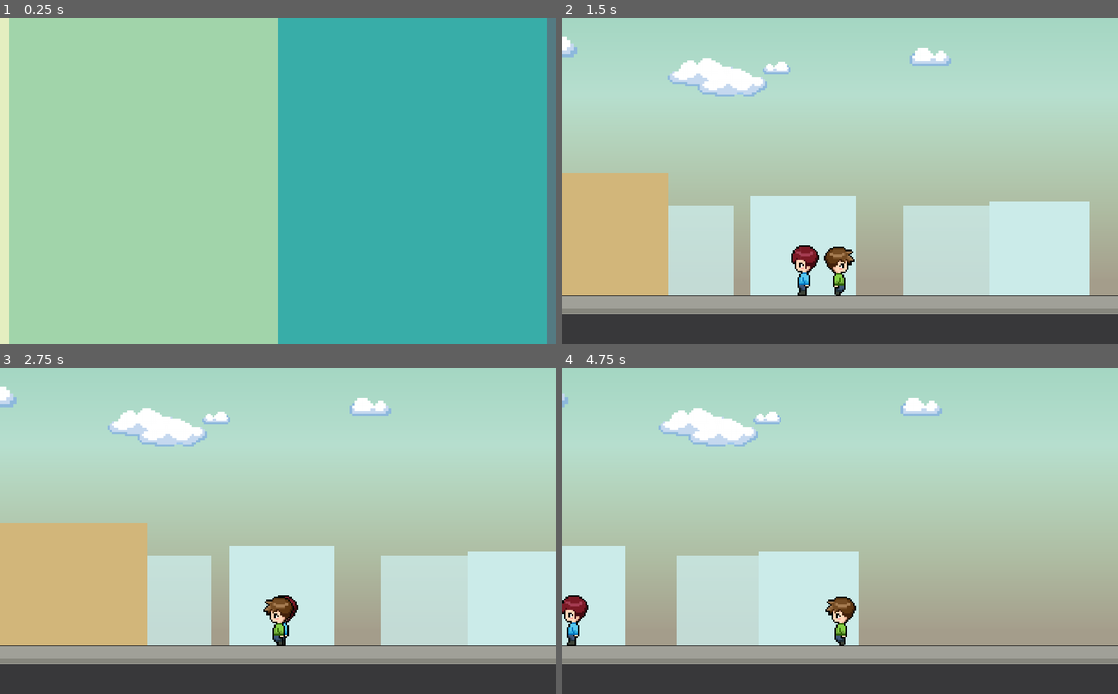
Above: before the commit, frames 1-4 (two rows, left to right).
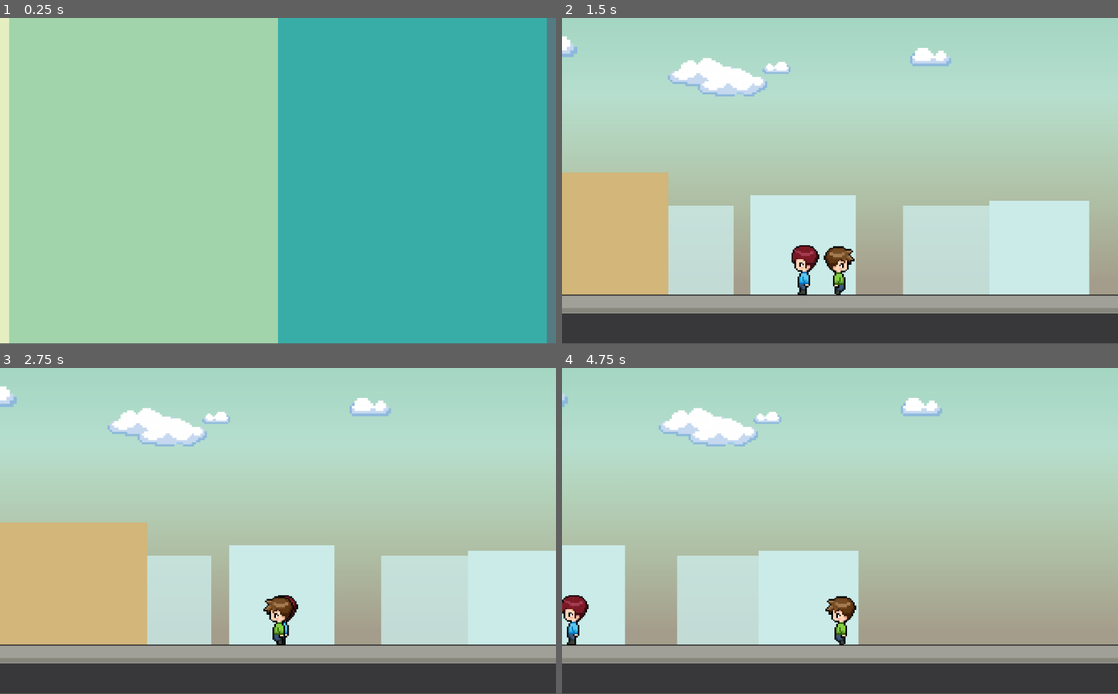
Above: after the commit, the same moments.

Repository: zeskysee/we-missed-party
Game: Godot game, scene res://neighborhood.tscn
Same seed, same stepped clock (60 frames per second), same inputs: the game is played once before the commit and once after it. This scene is started directly instead of the project's main scene.
Inputs:
- Up to frame 1 (0.25 s): no input
- Up to frame 2 (1.5 s): tap Enter (ui_accept) at 0.5 s; hold Space (interact) 0.53-1.28 s; hold D (move_right) from 0.53 s (still down); tap W (jump) at 0.77 s; tap Space (interact) at 1.35 s
- Up to frame 3 (2.75 s): tap W (jump) at 1.52 s; release D (move_right) at 2.03 s; hold A (move_left) from 2.03 s (still down); hold Space (interact) from 2.03 s (still down)
- Up to frame 4 (4.75 s): release A (move_left) at 2.78 s; release Space (interact) at 2.78 s; hold D (move_right) 2.78-4.28 s; tap Space (interact) at 2.85, 4.35 s; tap W (jump) at 3.02, 3.77, 4.52 s; hold Space (interact) 3.53-4.28 s; hold A (move_left) from 4.28 s (still down)
In our replay, the window is 800x469 before the commit and 800x468 after it. These sizes can differ from the game's own. Grey fills any space a smaller window leaves; there, only what the larger window draws over its background counts as a difference.

The runs differ from the first frame. In frame 1, 0.1% of the frame differs, in the area x 0-100%, y 99-100%; in frame 2, 1.1%, in the area x 0-100%, y 5-91%; in frame 3, 1.0%; in frame 4, 1.1%.

Commit message:
Connect player and npc for interaction signal

Diff:
--- a/actors/npc.gd
+++ b/actors/npc.gd
@@ -3,9 +3,14 @@
 signal contact
 signal contact_loss
 
+export var id: = "npc_1"
 
 func _on_NPC_body_entered(body):
-	emit_signal("contact")
+	emit_signal("contact", id)
 
 func _on_NPC_body_exited(body):
 	emit_signal("contact_loss")
+
+func _on_Player_interact(npc_id: String):
+	if npc_id == id:
+		print(id)
--- a/actors/npc.tscn
+++ b/actors/npc.tscn
@@ -7,18 +7,18 @@
 [ext_resource path="res://actors/npc.gd" type="Script" id=5]
 
 [sub_resource type="RectangleShape2D" id=1]
-extents = Vector2( 42, 65.5 )
+extents = Vector2( 47, 65.5 )
 
 [sub_resource type="SpriteFrames" id=2]
 animations = [ {
+"frames": [ ExtResource( 2 ), ExtResource( 3 ) ],
+"loop": true,
+"name": "walk",
+"speed": 5.0
+}, {
 "frames": [ ExtResource( 1 ) ],
 "loop": false,
 "name": "stand",
-"speed": 5.0
-}, {
-"frames": [ ExtResource( 2 ), ExtResource( 3 ) ],
-"loop": true,
-"name": "walk",
 "speed": 5.0
 } ]
 
--- /dev/null
+++ b/actors/objects/interaction_instruction.gd
@@ -0,0 +1,14 @@
+extends KinematicBody2D
+
+var target_velocity: = Vector2.ZERO
+var target_y_position: = 0.0
+
+func _physics_process(delta):
+	move_and_slide(target_velocity)
+
+	position.y = target_y_position
+
+func _on_Player_move_label(current_velocity: Vector2, y_position: float, canInteract: bool):
+	target_velocity = current_velocity
+	target_y_position = y_position
+	visible = canInteract
--- /dev/null
+++ b/actors/objects/interaction_instruction.tscn
@@ -0,0 +1,31 @@
+[gd_scene load_steps=5 format=2]
+
+[ext_resource path="res://fonts/minimal_3x5.ttf" type="DynamicFontData" id=1]
+
+[sub_resource type="RectangleShape2D" id=1]
+extents = Vector2( 114.75, 10.75 )
+
+[sub_resource type="DynamicFont" id=4]
+font_data = ExtResource( 1 )
+
+[sub_resource type="Theme" id=3]
+default_font = SubResource( 4 )
+Label/colors/font_color = Color( 0.411765, 0.545098, 0.584314, 1 )
+
+[node name="InteractionInstruction" type="KinematicBody2D"]
+
+[node name="CollisionShape2D" type="CollisionShape2D" parent="."]
+position = Vector2( 0, -0.25 )
+shape = SubResource( 1 )
+
+[node name="InteractLabel" type="Label" parent="."]
+margin_left = -106.0
+margin_top = -5.0
+margin_right = 108.0
+margin_bottom = 7.0
+grow_horizontal = 2
+grow_vertical = 2
+theme = SubResource( 3 )
+custom_colors/font_color = Color( 0, 0, 0, 1 )
+text = "Press    ' spacebar '   to interact"
+align = 1
--- a/actors/player.gd
+++ b/actors/player.gd
@@ -1,12 +1,18 @@
 extends Actor
 
 signal interact
+signal move_label
+signal follow
 
-onready var interact_label = $InteractLabel
+export var label_height = 50.0
+
 onready var animated_sprite = $AnimatedSprite
+onready var collision_shape = $CollisionShape2D
 
 var in_contact: = false
 var is_interacting: = false
+var npc_id_in_contact: = ""
+
 
 func _physics_process(delta):
 	var is_jump_interrupted: = Input.is_action_just_released("jump") and _velocity.y < 0.0
@@ -22,11 +28,13 @@
 
 	var face_back: bool = animated_sprite.flip_h
 	var can_interact = not face_back and in_contact and not is_interacting
-	interact_label.visible = can_interact
+
+	emit_signal("move_label", _velocity, position.y - collision_shape.get_shape().height - label_height, can_interact)
 
 	if can_interact and Input.is_action_pressed("interact"):
 		is_interacting = true
-		emit_signal("interact")
+		emit_signal("interact", npc_id_in_contact)
+		emit_signal("follow", npc_id_in_contact, position.x)
 
 
 func get_direction() -> Vector2:
@@ -36,9 +44,11 @@
 	)
 
 
-func _on_NPC_contact():
+func _on_NPC_contact(npc_id):
 	in_contact = true
+	npc_id_in_contact = npc_id
 
 func _on_NPC_contact_loss():
 	in_contact = false
 	is_interacting = false
+	npc_id_in_contact = ""
--- a/actors/player.tscn
+++ b/actors/player.tscn
@@ -8,14 +8,14 @@
 
 [sub_resource type="SpriteFrames" id=1]
 animations = [ {
+"frames": [ ExtResource( 3 ) ],
+"loop": false,
+"name": "stand",
+"speed": 5.0
+}, {
 "frames": [ ExtResource( 2 ), ExtResource( 1 ) ],
 "loop": true,
 "name": "walk",
-"speed": 5.0
-}, {
-"frames": [ ExtResource( 3 ) ],
-"loop": false,
-"name": "stand",
 "speed": 5.0
 } ]
 
--- a/neighborhood.gd
+++ b/neighborhood.gd
@@ -6,10 +6,12 @@
 	NPCData.new(Vector2(407, 0)),
 	NPCData.new(Vector2(1920, 0))
 ]
+var npc_counter: = 1
 
 onready var camera = $Camera
 onready var floor_loop = $Floor
 onready var foreground = $ParallaxBackground/Foreground
+onready var interaction_instruction = $InteractionInstruction
 onready var npc_list = $NPCList
 onready var player = $Player
 onready var start_x = 0
@@ -40,12 +42,17 @@
 	for npc in npc_list.get_children():
 		if npc.global_position.distance_to(player.global_position) > edge_x:
 			npc.queue_free()
+
 	# Respawn NPCs to take on the new loop.
 	for data in npc_spots:
 		var npc = data.npc_scene.instance()
+		npc.id = str("npc_", npc_counter)
+		npc_counter += 1
+
 		var start = start_x if ahead else start_x - edge_x
 		npc_list.add_child(npc)
 		npc.global_position = Vector2(start, 510) + data.parallax_offset
 		npc.scale = data.scale
 		npc.connect("contact", player, "_on_NPC_contact")
 		npc.connect("contact_loss", player, "_on_NPC_contact_loss")
+		player.connect("interact", npc, "_on_Player_interact")
--- a/neighborhood.tscn
+++ b/neighborhood.tscn
@@ -1,10 +1,12 @@
-[gd_scene load_steps=12 format=2]
+[gd_scene load_steps=14 format=2]
 
 [ext_resource path="res://camera_spectate.gd" type="Script" id=1]
 [ext_resource path="res://actors/player.tscn" type="PackedScene" id=2]
 [ext_resource path="res://sprites/cloud_1.png" type="Texture" id=3]
 [ext_resource path="res://neighborhood.gd" type="Script" id=4]
 [ext_resource path="res://sprites/cloud_2.png" type="Texture" id=5]
+[ext_resource path="res://actors/objects/interaction_instruction.tscn" type="PackedScene" id=6]
+[ext_resource path="res://actors/objects/interaction_instruction.gd" type="Script" id=7]
 
 [sub_resource type="Gradient" id=1]
 colors = PoolColorArray( 0.164706, 0.631373, 0.447059, 1, 1, 1, 1, 1 )
@@ -319,4 +321,10 @@
 [node name="CameraTracker" parent="Player" index="3"]
 remote_path = NodePath("../../Camera")
 
+[node name="InteractionInstruction" parent="." instance=ExtResource( 6 )]
+position = Vector2( 2, 388 )
+script = ExtResource( 7 )
+
+[connection signal="move_label" from="Player" to="InteractionInstruction" method="_on_Player_move_label"]
+
 [editable path="Player"]
--- a/project.godot
+++ b/project.godot
@@ -33,11 +33,6 @@
 [autoload]
 
 Transition="*res://transition.tscn"
-
-[display]
-
-window/stretch/mode="2d"
-window/stretch/aspect="expand"
 
 [input]
 
--- a/template-level.tscn
+++ b/template-level.tscn
@@ -1,8 +1,10 @@
-[gd_scene load_steps=4 format=2]
+[gd_scene load_steps=6 format=2]
 
 [ext_resource path="res://sprites/tileset.tres" type="TileSet" id=1]
 [ext_resource path="res://actors/player.tscn" type="PackedScene" id=2]
 [ext_resource path="res://actors/npc.tscn" type="PackedScene" id=3]
+[ext_resource path="res://actors/objects/interaction_instruction.tscn" type="PackedScene" id=6]
+[ext_resource path="res://actors/objects/interaction_instruction.gd" type="Script" id=7]
 
 [node name="TemplateLevel" type="Node2D"]
 
@@ -14,11 +16,20 @@
 format = 1
 tile_data = PoolIntArray( 0, 0, 0, 12, 0, 0, 65536, 0, 0, 65548, 0, 0, 131072, 0, 0, 131084, 0, 0, 196608, 0, 0, 196620 …(302 unchanged characters)…
 
+[node name="InteractionInstruction" parent="." instance=ExtResource( 6 )]
+visible = false
+position = Vector2( 155, 393 )
+script = ExtResource( 7 )
+
 [node name="NPC" parent="." instance=ExtResource( 3 )]
-position = Vector2( 853, 559 )
+position = Vector2( 889, 541 )
 
 [node name="Player" parent="." instance=ExtResource( 2 )]
-position = Vector2( 223, 558 )
+position = Vector2( 176, 541 )
+speed = Vector2( 500, 800 )
+label_height = 105.0
 
 [connection signal="contact" from="NPC" to="Player" method="_on_NPC_contact"]
 [connection signal="contact_loss" from="NPC" to="Player" method="_on_NPC_contact_loss"]
+[connection signal="interact" from="Player" to="NPC" method="_on_Player_interact"]
+[connection signal="move_label" from="Player" to="InteractionInstruction" method="_on_Player_move_label"]
Not shown, removed: .DS_Store
Not shown, changed: .gitignore
